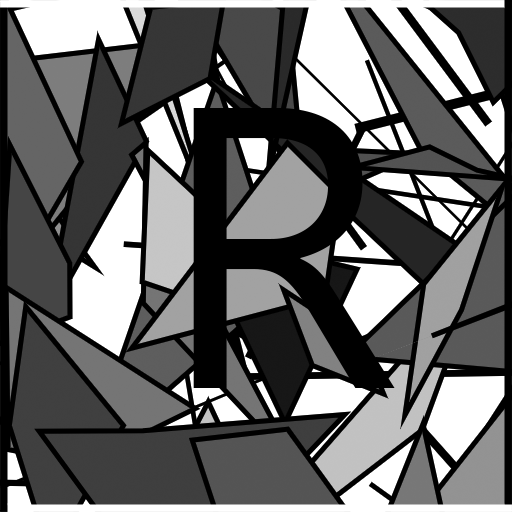
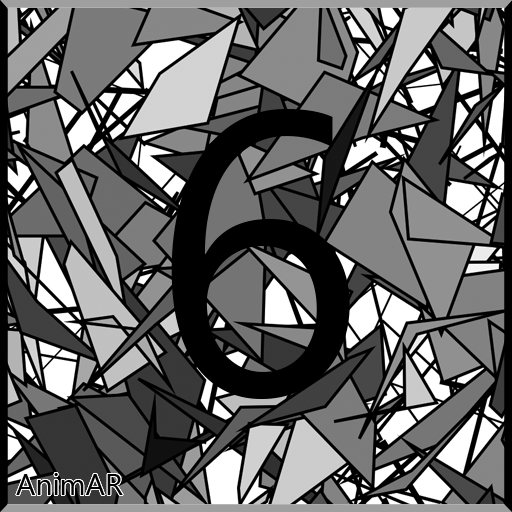
Two versions of the same layered image (512×512). Layer-by-layer changes:
added layer "Layer 7" above "Layer 6" over [15,471,124,497]
added layer "Layer 6" above "Layer 2" over [0,0,512,512]
renamed "R" to "6", painted on it over [171,108,395,399]
added layer "Layer 8" above "Layer 5" over [0,0,512,512]
